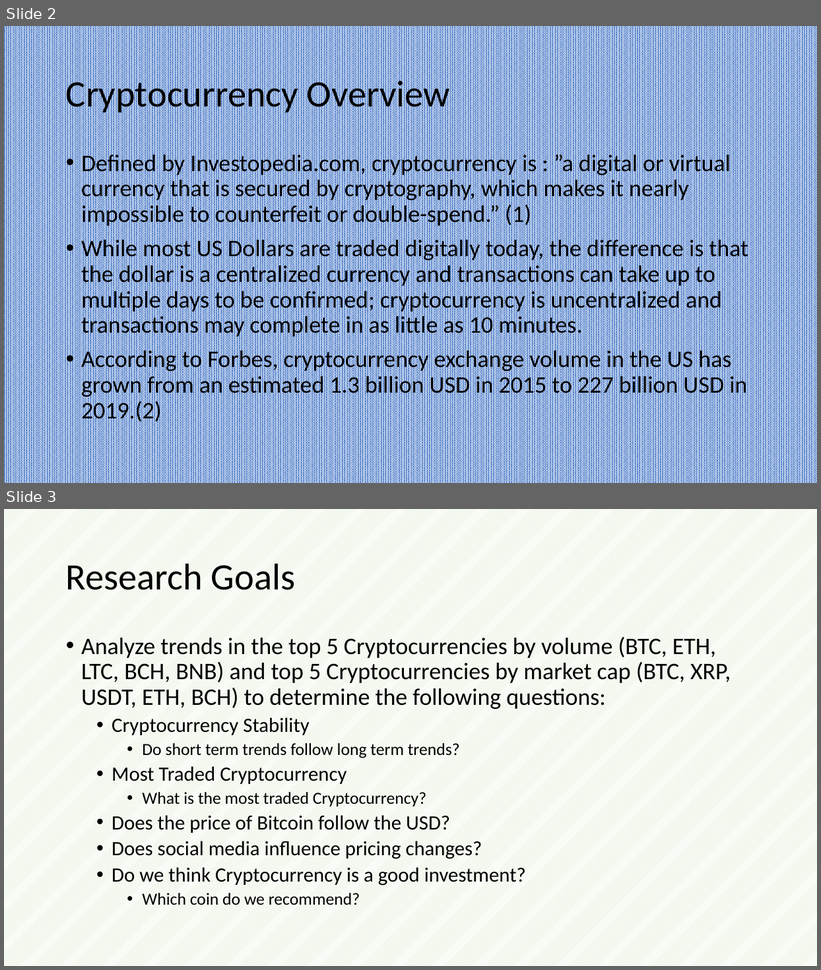
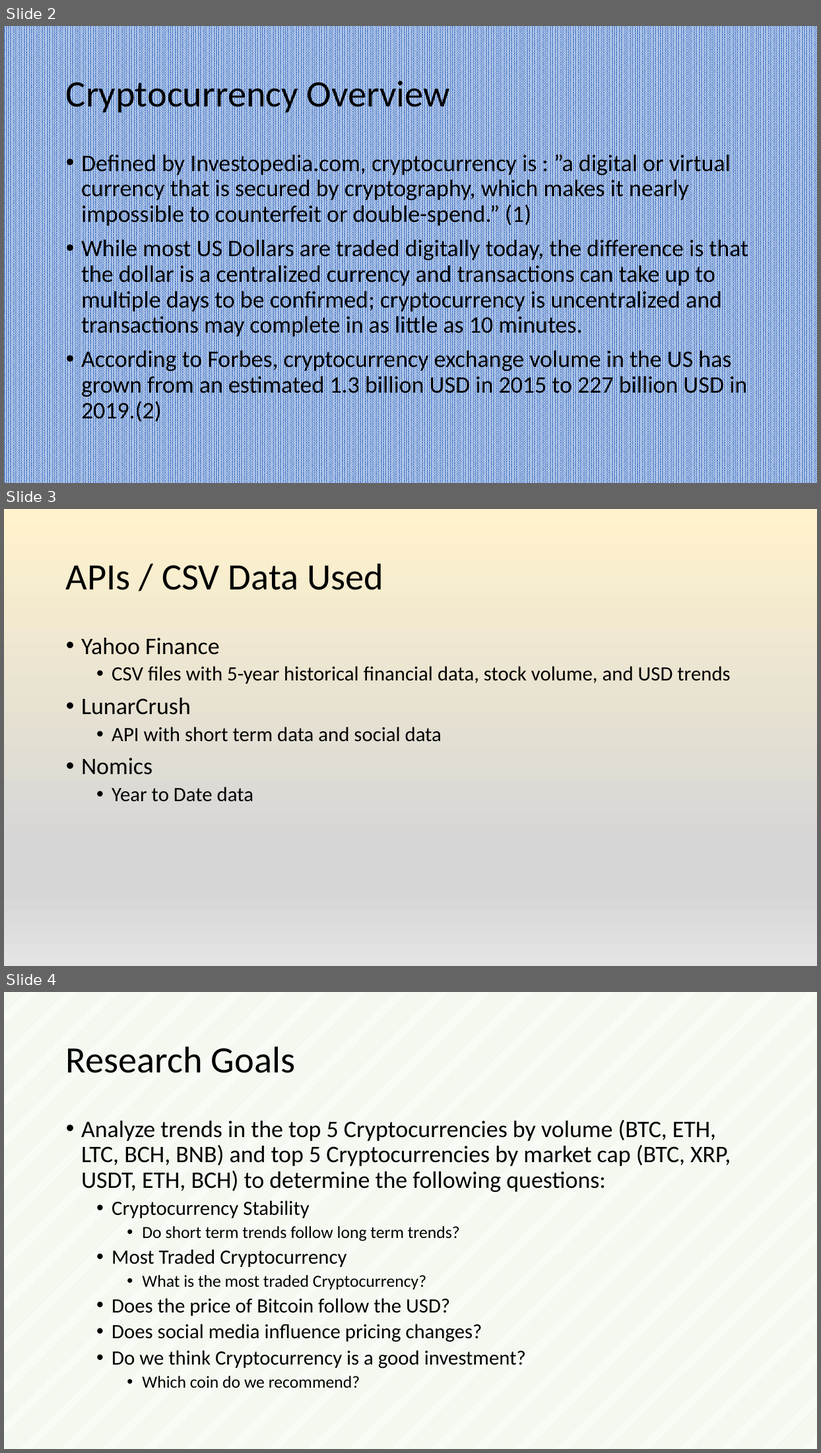
Before and after one commit to sarahheavner/Project1, a slide deck: Cryptocurrency_Presentation.pptx. Shown one above the other, each under a label of ours: slides 2 and 3 before the commit, slides 2, 3 and 4 after it. The pictures are 821x970 and 821x1453 pixels, drawn with LibreOffice and Linux fonts; fonts in the diff are those of the drawing. Boxes give left, top, right and bottom in pixels: in the first picture for what was removed or moved away, otherwise in the second. Text is boxed around its words. In the diff, an @@ line names an element or a change of style, - is before the commit and + after.

Commit message:
updated another slide

```diff
--- a/Cryptocurrency_Presentation.pptx
+++ b/Cryptocurrency_Presentation.pptx
@@ slide 3 added at [4, 509, 817, 966], background gradient #FFF2CC to #D7D7D7 to #E4E4E4 @@
@@ title added at [66, 563, 384, 590], 44 pt, text #000000 @@
+APIs / CSV Data Used
@@ text added at [81, 638, 730, 802], 24 pt, text #000000 @@
+• Yahoo Finance
+  • CSV files with 5-year historical financial data, stock volume, and USD trends
+• LunarCrush
+  • API with short term data and social data
+• Nomics
+  • Year to Date data
@@ what was slide 3 is now slide 4 @@
```
